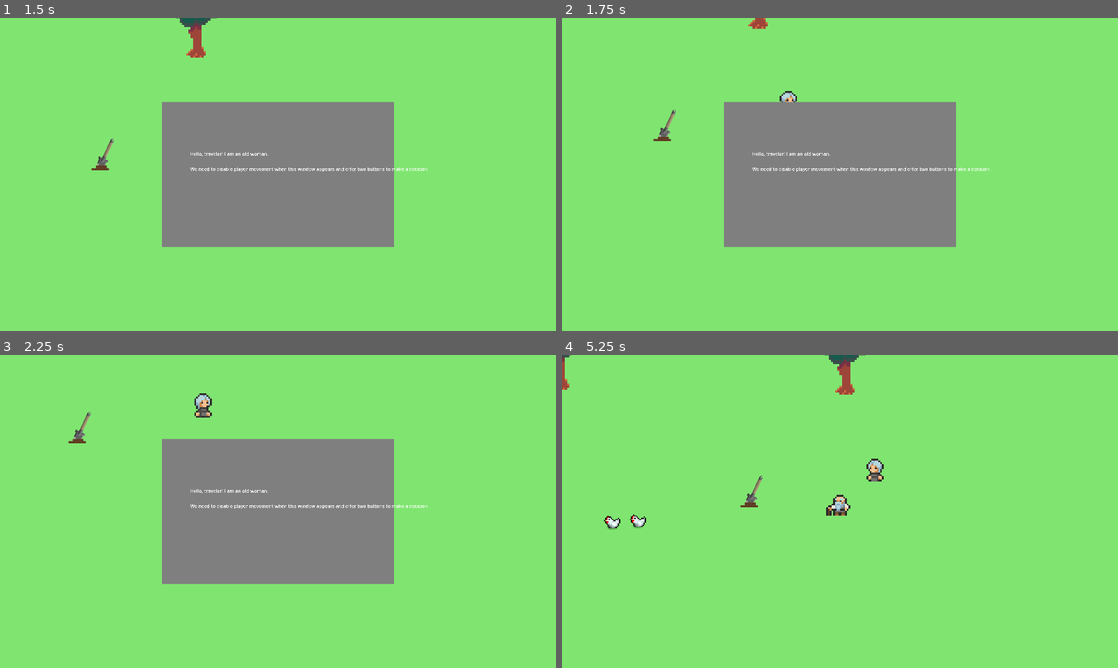
Above: before the commit, frames 1-4 (two rows, left to right).
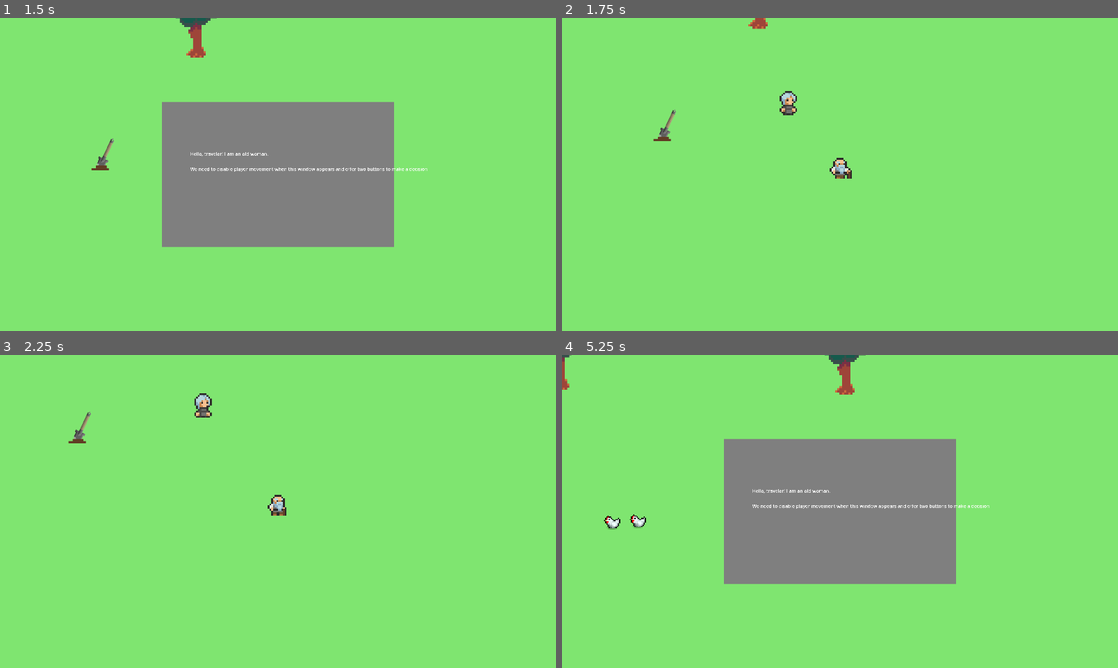
Above: after the commit, the same moments.

Repository: Sakesh-A/Game-Jam-Repo
Game: Godot game, scene res://scenes/game.tscn
Two runs of this game, one before a commit and one after it. Both use one fixed random seed, a clock stepped at 60 frames per second and the inputs below.
Inputs:
- Up to frame 1 (1.5 s): hold Right (ui_right) 0.53-1.28 s; tap Space (interact) at 0.6 s; tap E (action, bound only after the commit) at 0.8, 1.35 s; hold Down (ui_down) from 1.28 s (still down)
- Up to frame 2 (1.75 s): keep holding Down (ui_down); tap Q (close_dialogue, bound only after the commit) at 1.55 s
- Up to frame 3 (2.25 s): release Down (ui_down) at 2.03 s; hold Right (ui_right) from 2.03 s (still down); tap Q (close_dialogue, bound only after the commit) at 2.1 s
- Up to frame 4 (5.25 s): tap Space (interact) at 2.3, 2.85, 4.55, 5.1 s; release Right (ui_right) at 2.78 s; hold Up (ui_up) 2.78-3.53 s; tap E (action, bound only after the commit) at 3.05, 3.6 s; hold Left (ui_left) 3.53-5.03 s; tap Q (close_dialogue, bound only after the commit) at 3.8, 4.35 s; hold Down (ui_down) from 5.03 s (still down)

Frame 1 is identical in both runs. In frame 2, 19% of the frame differs, in the area x 29-77%, y 26-74%; in frame 3, 19%; in frame 4, 19%.

Commit message:
talkingn

Diff:
--- a/project.godot
+++ b/project.godot
@@ -39,6 +39,16 @@
 , Object(InputEventJoypadButton,"resource_local_to_scene":false,"resource_name":"","device":-1,"button_index":12,"pressure":0.0,"pressed":false,"script":null)
 ]
 }
+action={
+"deadzone": 0.2,
+"events": [Object(InputEventKey,"resource_local_to_scene":false,"resource_name":"","device":-1,"window_id":0,"alt_pressed":false,"shift_pressed":false,"ctrl_pressed":false,"meta_pressed":false,"pressed":false,"keycode":0,"physical_keycode":69,"key_label":0,"unicode":101,"location":0,"echo":false,"script":null)
+]
+}
+close_dialogue={
+"deadzone": 0.2,
+"events": [Object(InputEventKey,"resource_local_to_scene":false,"resource_name":"","device":-1,"window_id":0,"alt_pressed":false,"shift_pressed":false,"ctrl_pressed":false,"meta_pressed":false,"pressed":false,"keycode":0,"physical_keycode":81,"key_label":0,"unicode":113,"location":0,"echo":false,"script":null)
+]
+}
 
 [rendering]
 
--- a/scenes/game.tscn
+++ b/scenes/game.tscn
@@ -1,7 +1,8 @@
-[gd_scene load_steps=9 format=3 uid="uid://cmisf2swqak7u"]
+[gd_scene load_steps=10 format=3 uid="uid://cmisf2swqak7u"]
 
 [ext_resource type="Script" uid="uid://bnqvhus63h3i0" path="res://scripts/dialogue_box.gd" id="1_p57ef"]
 [ext_resource type="PackedScene" uid="uid://d2jxw073qk3kf" path="res://scenes/player.tscn" id="1_uwrxv"]
+[ext_resource type="Script" uid="uid://36hhej23vbng" path="res://scripts/action_box.gd" id="2_0tnpc"]
 [ext_resource type="PackedScene" uid="uid://dmg1sfr2q6g1m" path="res://scenes/tree.tscn" id="2_yqjtg"]
 [ext_resource type="PackedScene" uid="uid://bvpvgirp14b33" path="res://scenes/farmer.tscn" id="3_lnu2h"]
 [ext_resource type="PackedScene" uid="uid://c8jr41286oi7o" path="res://scenes/old_woman.tscn" id="4_iywne"]
@@ -25,7 +26,6 @@
 layer = 5
 
 [node name="DialogueBox" type="ColorRect" parent="CanvasLayer"]
-visible = false
 offset_left = 702.0
 offset_top = 442.0
 offset_right = 1502.0
@@ -34,6 +34,23 @@
 script = ExtResource("1_p57ef")
 
 [node name="DialogueText" type="Label" parent="CanvasLayer/DialogueBox"]
+layout_mode = 0
+offset_left = 97.0
+offset_top = 167.0
+offset_right = 137.0
+offset_bottom = 190.0
+text = "b"
+
+[node name="ActionBox" type="ColorRect" parent="CanvasLayer"]
+visible = false
+offset_left = 702.0
+offset_top = 442.0
+offset_right = 1502.0
+offset_bottom = 942.0
+color = Color(0.497474, 0.497474, 0.497474, 1)
+script = ExtResource("2_0tnpc")
+
+[node name="ActionText" type="Label" parent="CanvasLayer/ActionBox"]
 layout_mode = 0
 offset_left = 97.0
 offset_top = 167.0
--- a/scripts/GameManager.gd
+++ b/scripts/GameManager.gd
@@ -8,6 +8,9 @@
 # Environmental variables
 var weather: int = 0
 var water: int = 0
+
+# STATES
+var hasWater: bool = false
 
 var day: int = 1
 var action_points: int = 5
--- /dev/null
+++ b/scripts/action_box.gd
@@ -0,0 +1,44 @@
+extends ColorRect
+
+@onready var player = get_node("/root/Game/Player") # Get the player automatically
+@onready var action_label = "" # Get the Label inside the DialogueBox
+@onready var action_path = ""  # Store path as a string, not a node.
+
+var can_close = false # Prevents instant closing
+
+func _ready():
+	get_viewport().size_changed.connect(center_action_box) # Update when window resizes
+	visible = false  # Start hidden
+
+func _process(delta):
+	center_action_box()
+	if visible and can_close and Input.is_action_just_pressed("interact"):
+		close_action()
+	if visible and Input.is_action_just_pressed("action"):
+		print("Attempting to call action on:", action_path)  # Debugging output
+		var action_node = get_node_or_null(action_path)  # Convert path to node
+		if action_node:
+			action_node._action()
+		else:
+			print("Error: Node not found at path: " + action_path)  # Debugging output
+		close_action()
+	if visible and can_close and Input.is_action_just_pressed("close_dialogue"):
+		visible = false
+
+func center_action_box():
+	var screen_size = get_viewport_rect().size
+	position = (screen_size / 2) - (size / 2)
+
+func open_action(action_text: String, action: String):
+	$ActionText.text = action_text
+	visible = true
+	can_close = false
+	action_path = action  # Store the string path
+	await get_tree().create_timer(0.1).timeout
+	can_close = true
+
+func close_action():
+	visible = false
+	can_close = false
+	if player:
+		player.set_process(true)  # Re-enable player movement
--- a/scripts/dialogue_box.gd
+++ b/scripts/dialogue_box.gd
@@ -1,7 +1,8 @@
 extends ColorRect
 
 @onready var player = get_node("/root/Game/Player") # Get the player automatically
-@onready var dialogue_label = $DialogueText # Get the Label inside the DialogueBox
+@onready var dialogue = "" # Get the Label inside the DialogueBox
+@onready var dialogue_path = ""  # Store path as a string, not a node.
 
 var can_close = false # Prevents instant closing
 
@@ -11,27 +12,22 @@
 
 func _process(delta):
 	center_dialogue_box()
-	if visible and can_close and Input.is_action_just_pressed("interact"):
+	if Input.is_action_just_pressed("close_dialogue"):
 		close_dialogue()
 
 func center_dialogue_box():
-	# Get the viewport size
 	var screen_size = get_viewport_rect().size
-	# Center the dialogue box
 	position = (screen_size / 2) - (size / 2)
 
-func open_dialogue(dialogue_text: String):
-	dialogue_label.text = dialogue_text # Set unique NPC dialogue
+func open_dialogue(dialogue_text: String, path: String):
+	$DialogueText.text = dialogue_text
 	visible = true
-	can_close = false # Prevent immediate closing
-	await get_tree().create_timer(0.2).timeout # Small delay before allowing close
-	can_close = true # Now, the player can close the dialogue
-
-	if player:
-		player.set_process(false) # Disable player movement
+	can_close = false
+	await get_tree().create_timer(0.1).timeout
+	can_close = true
 
 func close_dialogue():
 	visible = false
-	can_close = false # Reset for the next interaction
+	can_close = false
 	if player:
 		player.set_process(true)  # Re-enable player movement
--- a/scripts/farmer.gd
+++ b/scripts/farmer.gd
@@ -10,7 +10,7 @@
 func _ready():
 	$InteractionIcon.visible = false # Hide the indicator initially
 
-func _physics_process(delta: float) -> void:
+func _process(delta: float) -> void:
 	$AnimatedSprite2D.play("idle")
 	var direction = global_position.direction_to(player.global_position)
 
@@ -26,6 +26,6 @@
 
 		# Check for "interact" input
 		if Input.is_action_just_pressed("interact"):
-			dialogue_box.open_dialogue(npc_dialogue) # Pass unique NPC text
+			dialogue_box.open_dialogue(npc_dialogue, get_path()) # Pass unique NPC text
 	else:
 		$InteractionIcon.visible = false # Hide indicator
--- a/scripts/old_woman.gd
+++ b/scripts/old_woman.gd
@@ -10,7 +10,7 @@
 func _ready():
 	$InteractionIcon.visible = false # Hide the indicator initially
 
-func _physics_process(delta: float) -> void:
+func _process(delta: float) -> void:
 	$AnimatedSprite2D.play("idle")
 	var direction = global_position.direction_to(player.global_position)
 
@@ -26,6 +26,6 @@
 
 		# Check for "interact" input
 		if Input.is_action_just_pressed("interact"):
-			dialogue_box.open_dialogue(npc_dialogue) # Pass unique NPC text
+			dialogue_box.open_dialogue(npc_dialogue, get_path()) # Pass unique NPC text
 	else:
 		$InteractionIcon.visible = false # Hide indicator
--- a/scripts/shovel.gd
+++ b/scripts/shovel.gd
@@ -1,15 +1,24 @@
 extends Node2D
 
 @export var interaction_distance: float = 100.0 # Adjust based on your game
-@export var npc_dialogue: String = "Hello, I am a shovel! I cost 3 AP!" # Unique dialogue per NPC
+@export var cost: int = 3
+@export var action_description: String = "Hello, I am a shovel! I cost " # Unique dialogue per NPC
 
 @onready var player = get_node("/root/Game/Player")
+@onready var action_box = get_node("/root/Game/CanvasLayer/ActionBox") # Get the dialogue box node
 @onready var dialogue_box = get_node("/root/Game/CanvasLayer/DialogueBox") # Get the dialogue box node
+
+var interacted: bool = false  # Track if the object has already been used
 
 func _ready():
 	$InteractionIcon.visible = false # Hide the indicator initially
 
-func _physics_process(delta: float) -> void:
+func _process(delta: float) -> void:
+	# If already interacted, disable further interaction
+	if interacted:
+		$InteractionIcon.visible = false
+		return
+
 	var direction = global_position.direction_to(player.global_position)
 
 	# Check if the player is within interaction range
@@ -19,6 +28,25 @@
 
 		# Check for "interact" input
 		if Input.is_action_just_pressed("interact"):
-			dialogue_box.open_dialogue(npc_dialogue) # Pass unique NPC text
+			var action_text = action_description + str(cost) + "\n You have this many AP points: " + str(GameManager.action_points)
+			if GameManager.action_points < cost:
+				action_text += "\n Not enough points to buy"
+				dialogue_box.open_dialogue(action_text)
+			else:
+				action_text += "\n Press E to buy"
+				action_box.open_action(action_text, get_path()) # Pass the _action function as a callback
 	else:
 		$InteractionIcon.visible = false # Hide indicator
+		action_box.visible = false
+
+func _action():
+	# Ensure action is performed only once
+	if interacted:
+		return
+
+	GameManager.action_points -= cost
+	GameManager.soil_quality += 3
+	GameManager.hasWater = true
+
+	# Mark as interacted and disable future interactions
+	interacted = true
--- a/scripts/villager_man.gd
+++ b/scripts/villager_man.gd
@@ -10,7 +10,7 @@
 func _ready():
 	$InteractionIcon.visible = false # Hide the indicator initially
 
-func _physics_process(delta: float) -> void:
+func _process(delta: float) -> void:
 	$AnimatedSprite2D.play("idle")
 	var direction = global_position.direction_to(player.global_position)
 
@@ -26,6 +26,6 @@
 
 		# Check for "interact" input
 		if Input.is_action_just_pressed("interact"):
-			dialogue_box.open_dialogue(npc_dialogue) # Pass unique NPC text
+			dialogue_box.open_dialogue(npc_dialogue, get_path()) # Pass unique NPC text
 	else:
 		$InteractionIcon.visible = false # Hide indicator
Not shown, added: scripts/action_box.gd.uid
